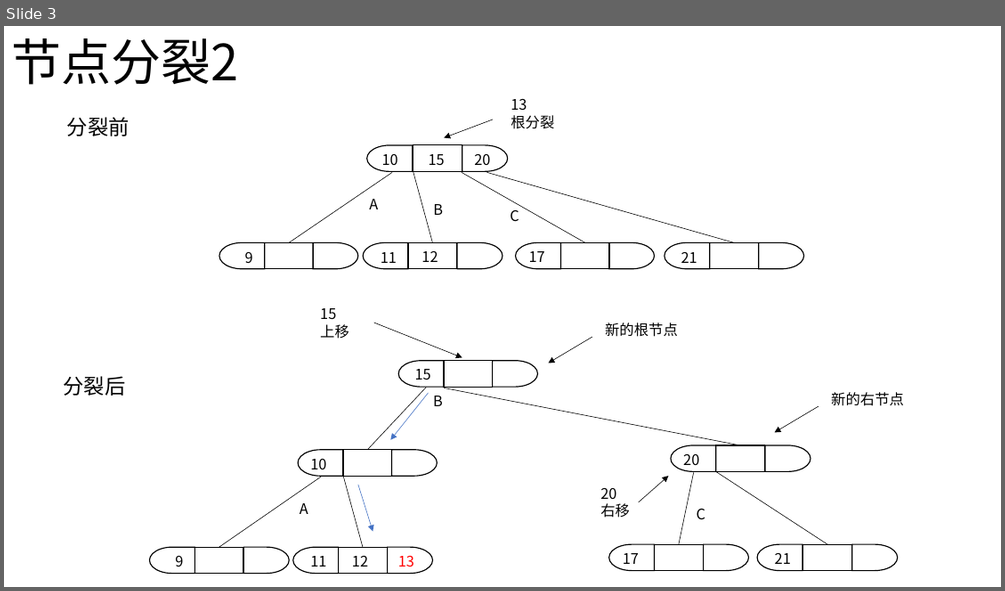
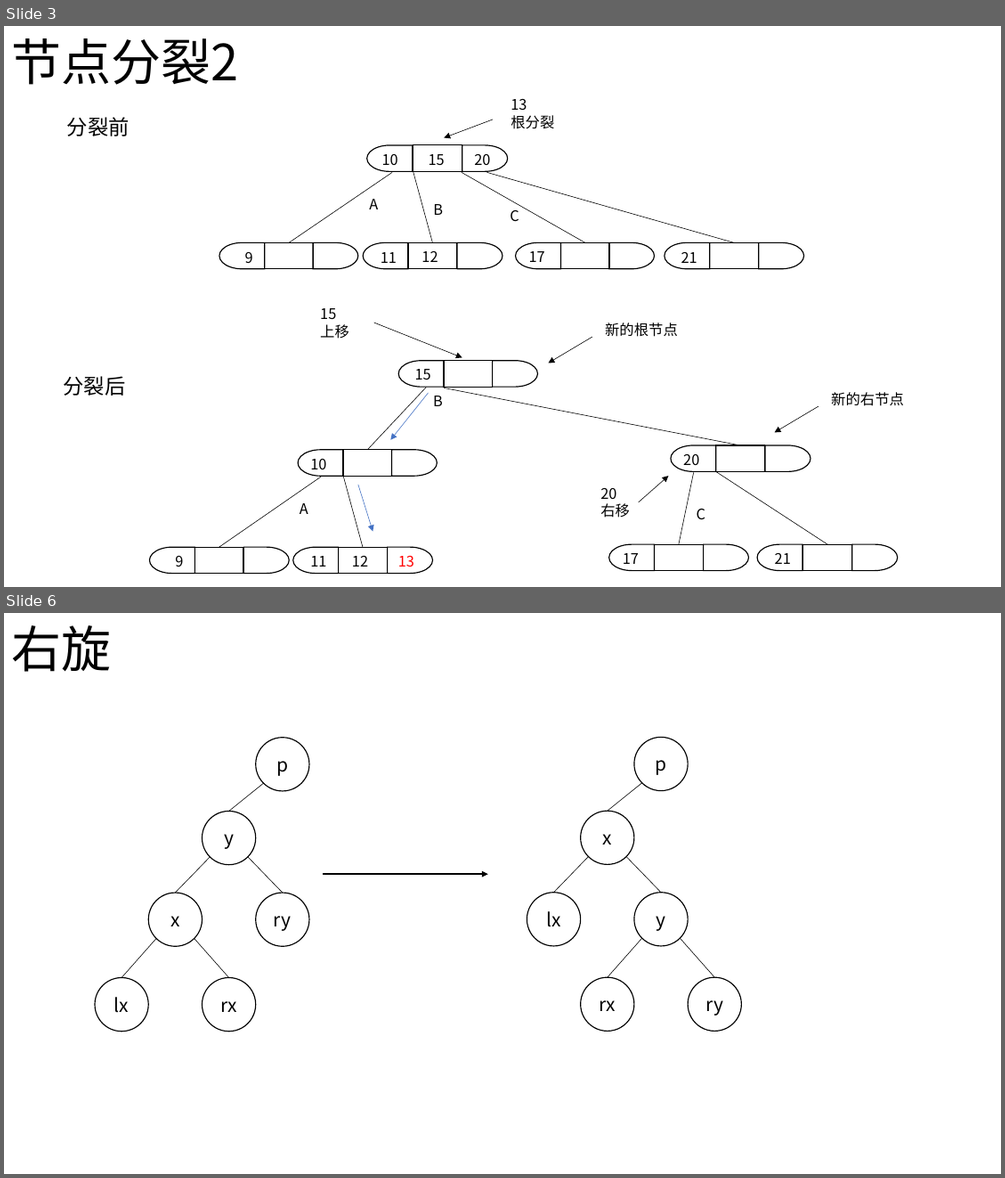
Before and after one commit to wbxing/DataStructure, a slide deck: picture/raw/picture.pptx. Shown one above the other, each under a label of ours: slide 3 before the commit, slides 3 and 6 after it; the slides between them are not shown. The pictures are 1005x591 and 1005x1178 pixels, drawn with LibreOffice and Linux fonts; fonts in the diff are those of the drawing. Boxes give left, top, right and bottom in pixels: in the first picture for what was removed or moved away, otherwise in the second. Text is boxed around its words. In the diff, an @@ line names an element or a change of style, - is before the commit and + after.

```diff
--- a/picture/raw/picture.pptx
+++ b/picture/raw/picture.pptx
@@ slide 6 added at box(4, 613, 1001, 1174), background #FFFFFF @@
@@ text added at box(11, 625, 111, 672), 48 pt, text #000000 @@
+右旋
@@ group added at box(95, 737, 310, 1032): 6 ellipses, 5 lines @@
+p
+y
+ry
+lx
+rx
+x
@@ arrow added from (323, 874) to (488, 874), #000000 1.5 pt @@
@@ group added at box(526, 737, 741, 1031): 6 ellipses, 5 lines @@
+p
+x
+y
+rx
+ry
+lx
```
Also in this commit, not shown: 2 other slides added, 3 other files.
